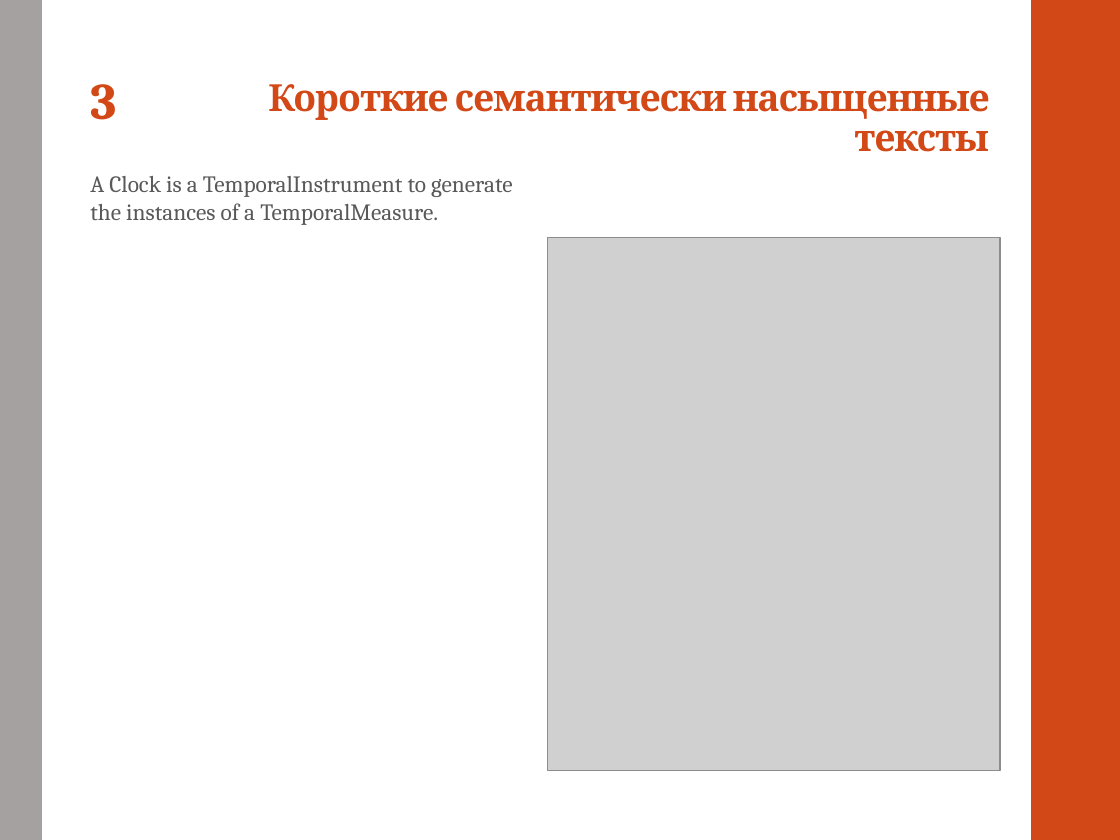
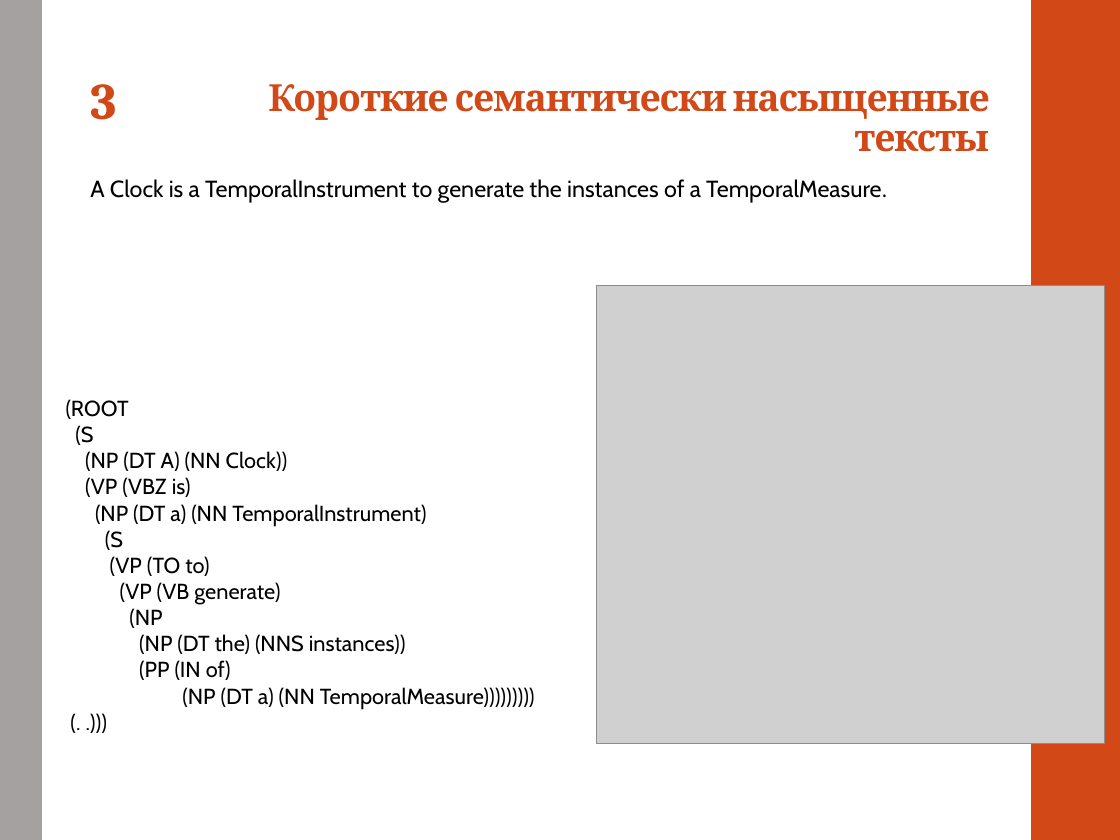
Before and after one commit to alexnodejs/onto-diploma, a slide deck: slide 6 of presentation/Moiseyenko_presentation_cut.pptx (slide 9 before the commit). Drawn at 1120x840 pixels with LibreOffice and Linux fonts; fonts in the diff are those of the drawing; grey boxes stand for pictures. Boxes give left, top, right and bottom in pixels: in the first picture for what was removed or moved away, otherwise in the second. Text is boxed around its words. In the diff, an @@ line names an element or a change of style, - is before the commit and + after.

```diff
--- a/presentation/Moiseyenko_presentation_cut.pptx
+++ b/presentation/Moiseyenko_presentation_cut.pptx
@@ text at (x1=90, y1=179, x2=887, y2=203): text changed; font Cambria to Cabin; text colour #595959 to #000000 @@
-A Clock is a TemporalInstrument to generate
-the instances of a TemporalMeasure.
+A Clock is a TemporalInstrument to generate the instances of a TemporalMeasure.
@@ picture resized from (x1=548, y1=237, x2=1000, y2=771) to (x1=597, y1=286, x2=1104, y2=744) @@
@@ text added at (x1=66, y1=399, x2=535, y2=709), 14 pt, text #000000 @@
+(ROOT
+(S
+(NP (DT A) (NN Clock))
+(VP (VBZ is)
+(NP (DT a) (NN TemporalInstrument)
+(S
+(VP (TO to)
+(VP (VB generate)
+(NP
+(NP (DT the) (NNS instances))
+(PP (IN of)
+(NP (DT a) (NN TemporalMeasure)))))))))
+(. .)))
```
Also in this commit, not shown: 5 other slides changed, 1 slide added, 5 slides removed, 12 other files.
